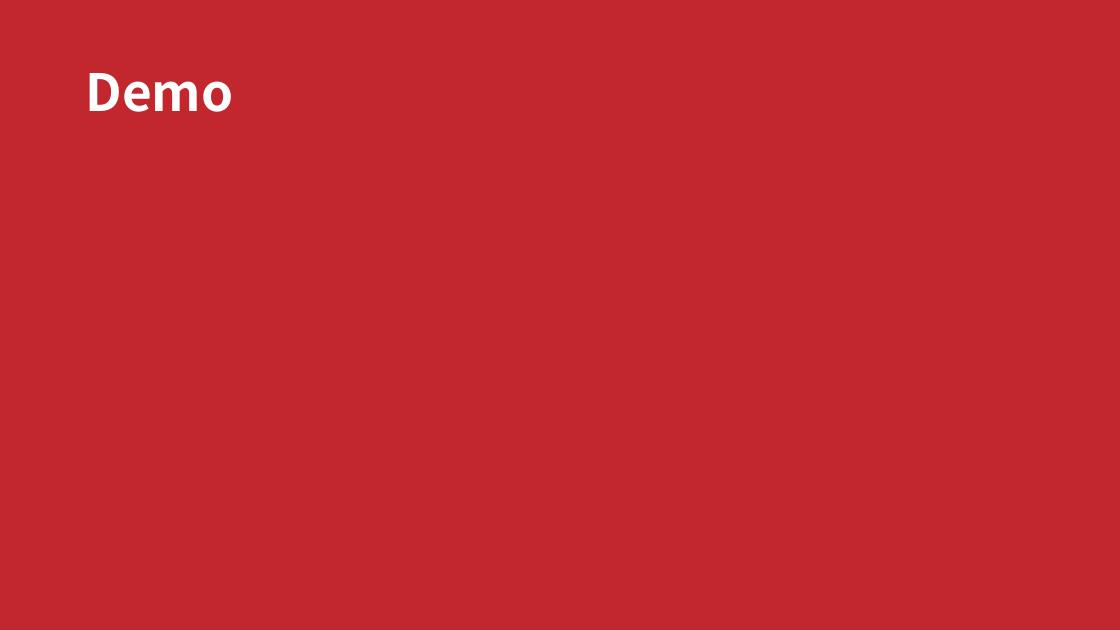
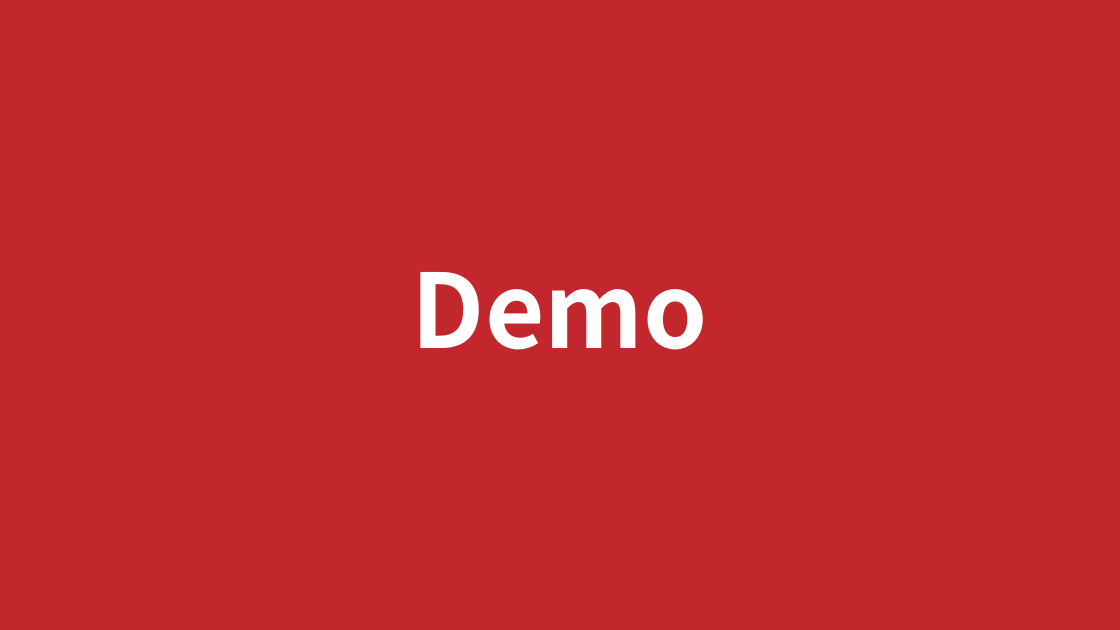
Before and after one commit to LiSeng0903/NWA-Chess, a slide deck: slide 6 of Presentation.pptx. Drawn at 1120x630 pixels with LibreOffice and Linux fonts; fonts in the diff are those of the drawing. Boxes give left, top, right and bottom in pixels: in the first picture for what was removed or moved away, otherwise in the second. Text is boxed around its words. In the diff, an @@ line names an element or a change of style, - is before the commit and + after.

```diff
--- a/Presentation.pptx
+++ b/Presentation.pptx
@@ title "Demo": place and size @@
-title "Demo" at [85, 73, 233, 112]
+title "Demo" at [412, 272, 708, 350]
@@ title "Demo" at [412, 272, 708, 350]: size 44 to 88 pt; alignment left to centre @@
```
Also in this commit, not shown: 6 other slides changed.
